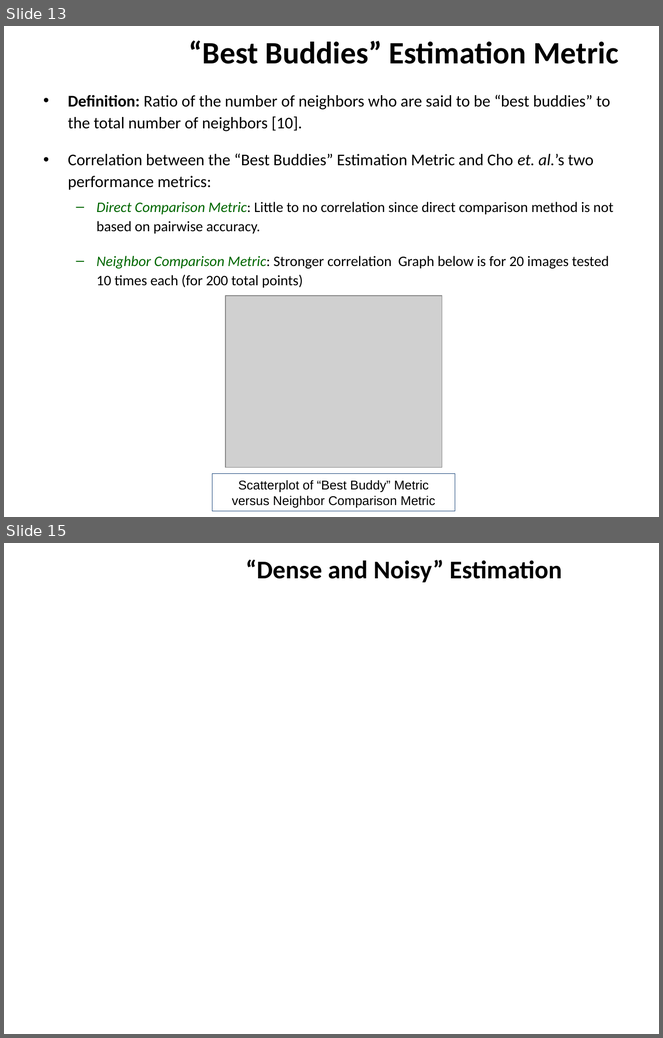
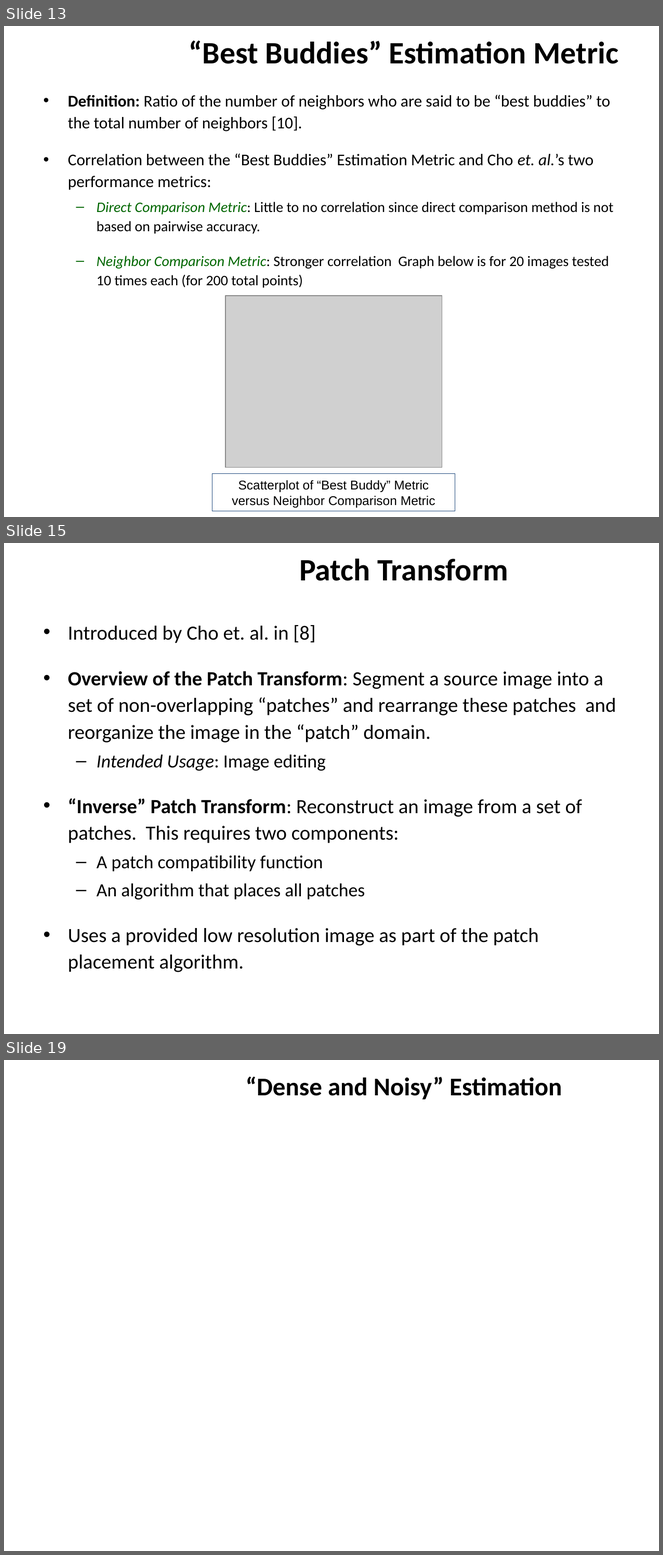
Before and after one commit to ZaydH/sjsu_thesis, a slide deck: Papers/Zayd_Hammoudeh_-_Square_Jigsaw_Puzzle_Problem_Literature_Review.pptx. Shown one above the other, each under a label of ours: slides 13 and 15 before the commit, slides 13, 15 and 19 after it; the slides between them are not shown. The pictures are 663x1038 and 663x1555 pixels, drawn with LibreOffice and Linux fonts; fonts in the diff are those of the drawing; grey boxes stand for pictures; background and template pictures are left out. Boxes give left, top, right and bottom in pixels: in the first picture for what was removed or moved away, otherwise in the second. Text is boxed around its words. In the diff, an @@ line names an element or a change of style, - is before the commit and + after.

```diff
--- a/Papers/Zayd_Hammoudeh_-_Square_Jigsaw_Puzzle_Problem_Literature_Review.pptx
+++ b/Papers/Zayd_Hammoudeh_-_Square_Jigsaw_Puzzle_Problem_Literature_Review.pptx
@@ slide 15 added at box(4, 543, 659, 1034), background #FFFFFF @@
@@ title added at box(299, 559, 508, 581), 34.2 pt, text #000000, bold @@
+Patch Transform
@@ text added at box(68, 625, 616, 973), 22.2 pt, text #000000 @@
+• Introduced by Cho et. al. in [8]
+• Overview of the Patch Transform: Segment a source image into a set of non-overlapping “patches” and rearrange these patches and reorganize the image in the “patch” domain.
+  – Intended Usage: Image editing
+• “Inverse” Patch Transform: Reconstruct an image from a set of patches. This requires two components:
+  – A patch compatibility function
+  – An algorithm that places all patches
+• Uses a provided low resolution image as part of the patch placement algorithm.
@@ what was slide 15 is now slide 19 @@
```
Also in this commit, not shown: 6 slides changed, 5 other slides added, 2 other files.
